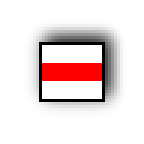
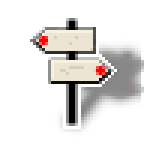
Comparing the layer stacks of the two 144 × 144 images. Changes:
hid group "skupina znaceni" (5 layers) over [24, 21, 126, 120]
hid "znaceni_foot" over [39, 42, 105, 102]
hid "znaceni shadow" over [24, 21, 126, 120]
showed group "Skupina gp" (9 layers) over [24, 18, 144, 135]
added layer "horse" in group "Skupina gp" over [27, 18, 144, 135]
